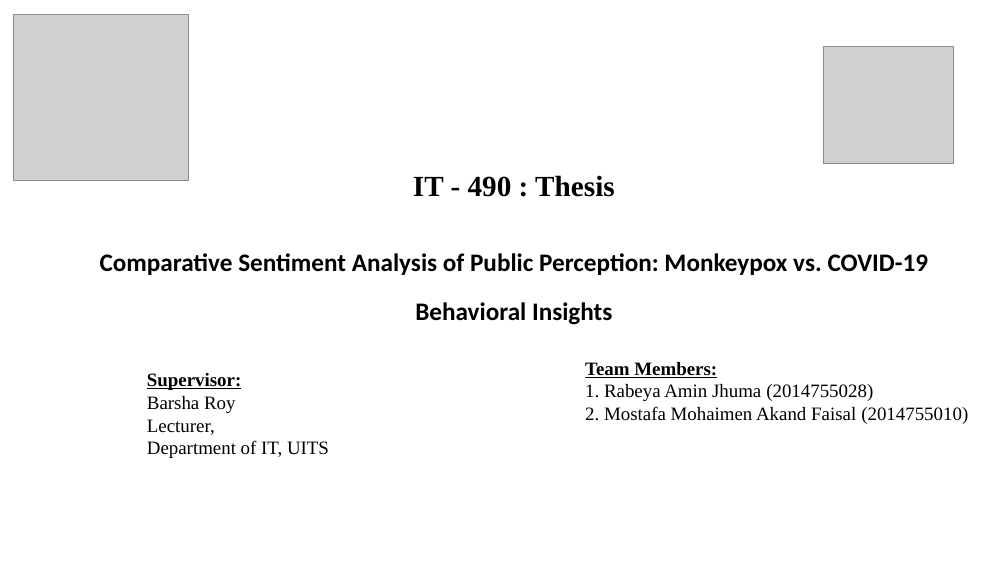
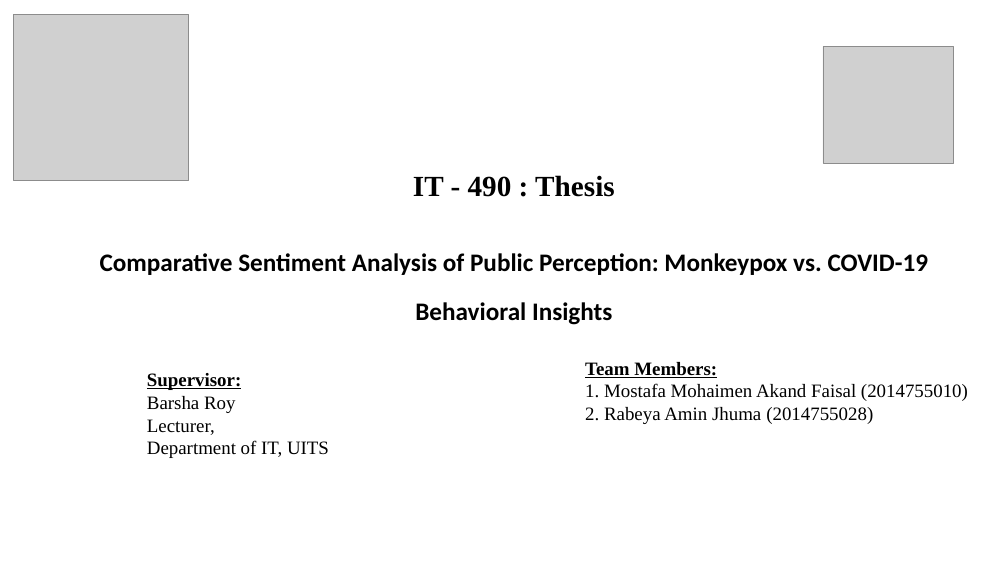
Before and after one commit to Mostafa-Faisal/undergrad-thesis-defense, a slide deck: slide 1 of Thesis Final Defence.pptx. Drawn at 1008x567 pixels with LibreOffice and Linux fonts; fonts in the diff are those of the drawing; grey boxes stand for pictures. Boxes give left, top, right and bottom in pixels: in the first picture for what was removed or moved away, otherwise in the second. Text is boxed around its words. In the diff, an @@ line names an element or a change of style, - is before the commit and + after.

Commit message:
name correction

```diff
--- a/Thesis Final Defence.pptx
+++ b/Thesis Final Defence.pptx
@@ text at (x1=585, y1=383, x2=968, y2=424): text changed @@
-1. Rabeya Amin Jhuma (2014755028)
-2. Mostafa Mohaimen Akand Faisal (2014755010)
+1. Mostafa Mohaimen Akand Faisal (2014755010)
+2. Rabeya Amin Jhuma (2014755028)
```
